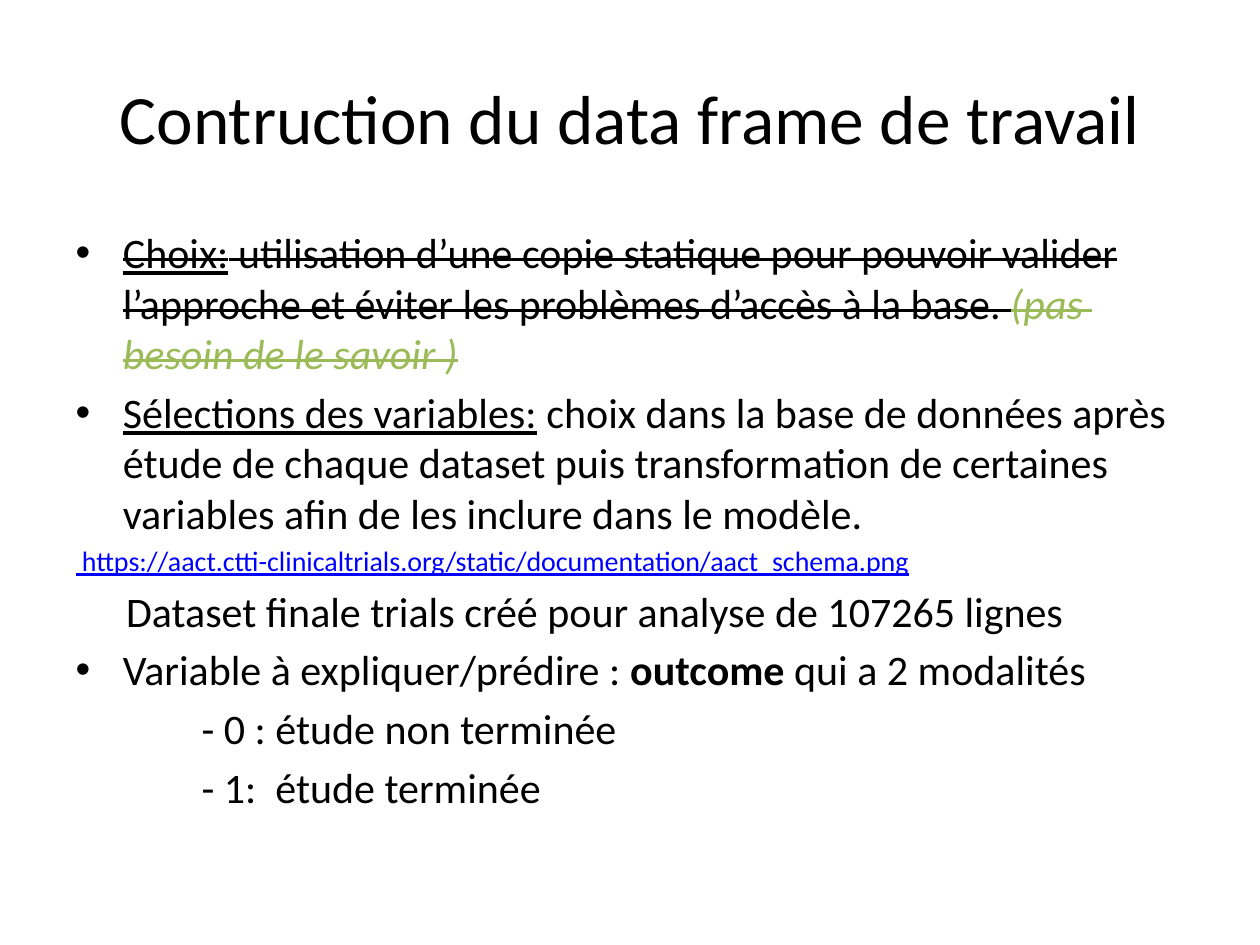
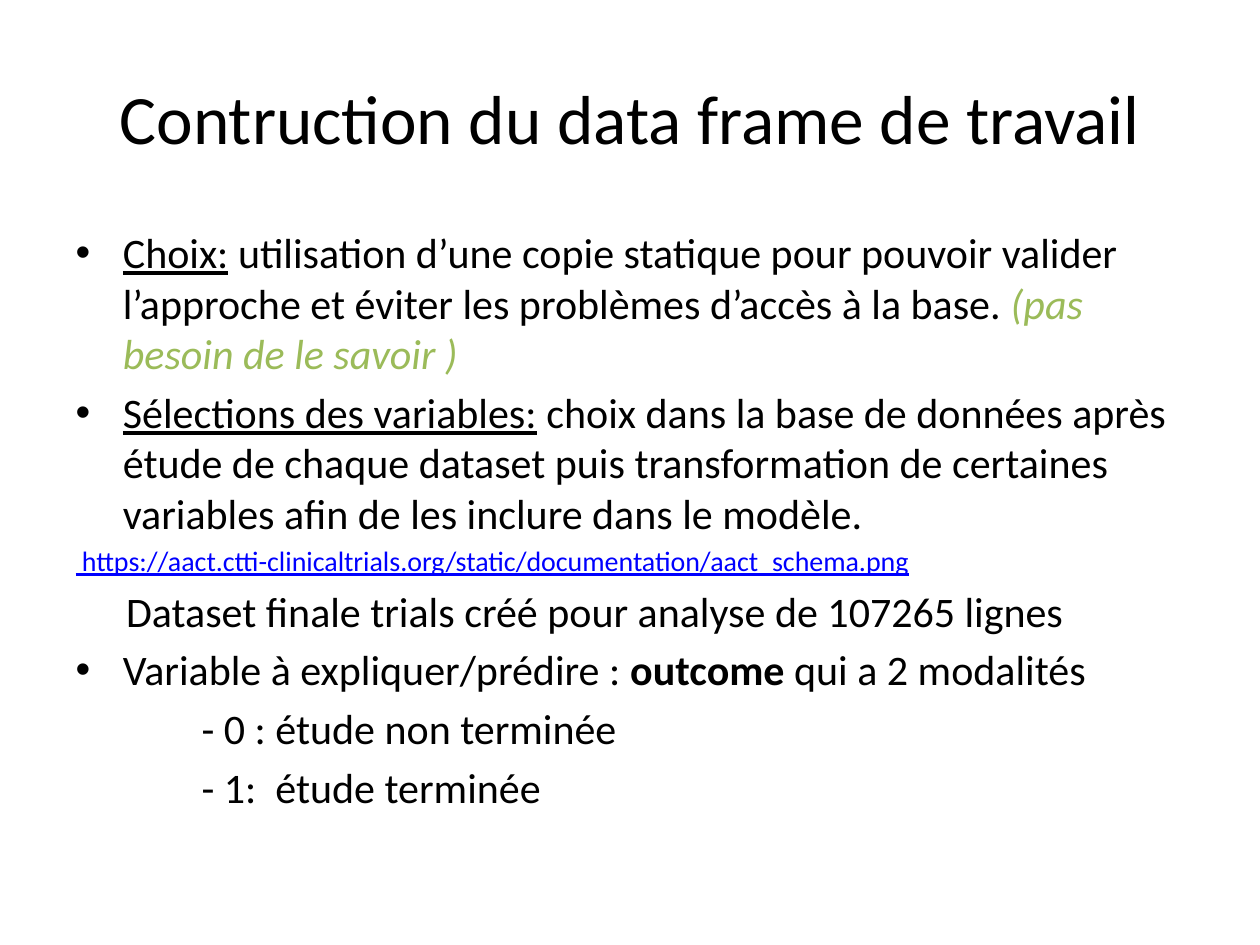
Before and after one commit to datasciences1/aact, a slide deck: slide 3 of presentation-projet.pptx. Drawn at 1260x945 pixels with LibreOffice and Linux fonts; fonts in the diff are those of the drawing; background and template pictures are left out. Boxes give left, top, right and bottom in pixels: in the first picture for what was removed or moved away, otherwise in the second. Text is boxed around its words. In the diff, an @@ line names an element or a change of style, - is before the commit and + after.

```diff
--- a/presentation-projet.pptx
+++ b/presentation-projet.pptx
@@ text at box(123, 238, 1117, 370): strikethrough off in "Choix: utilisation d’une copie statique pour pouvoir ..." @@
```
